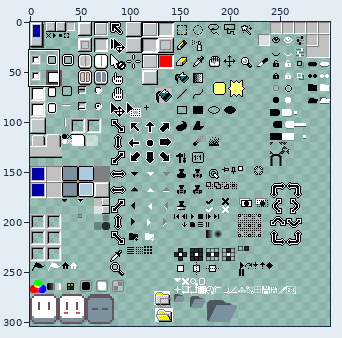
Two states of a sprite sheet, Aseprite 95/sheet.png. Above, an overview of the earlier version with the close-up marked.
Close-up. First the earlier version:
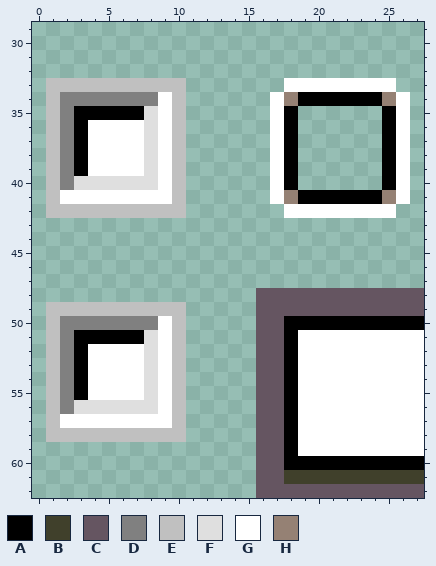
The file is 300x304 pixels. Pixels under 10% opacity are left out. Colours within 5 levels of each other are drawn and written as one. Shown: x 0..27, y 29..62.
Palette (. is transparent): A #000000  B #40402b  C #655561  D #808080  E #c0c0c0  F #dfdfdf  G #ffffff  H #958174
Pixels before, first column x 1:
33 EEEEEEEEEE.......GGGGGGGG..
34 EDDDDDDDGE......GHAAAAAAHG.
35 EDAAAAAFGE......GA......AG.
36 EDAGGGGFGE......GA......AG.
37 EDAGGGGFGE......GA......AG.
38 EDAGGGGFGE......GA......AG.
39 EDAGGGGFGE......GA......AG.
40 EDFFFFFFGE......GA......AG.
41 EGGGGGGGGE......GHAAAAAAHG.
42 EEEEEEEEEE.......GGGGGGGG..
43 ...........................
44 ...........................
45 ...........................
46 ...........................
47 ...........................
48 ...............CCCCCCCCCCCC
49 EEEEEEEEEE.....CCCCCCCCCCCC
50 EDDDDDDDGE.....CCAAAAAAAAAA
51 EDAAAAAFGE.....CCAGGGGGGGGG
52 EDAGGGGFGE.....CCAGGGGGGGGG
53 EDAGGGGFGE.....CCAGGGGGGGGG
54 EDAGGGGFGE.....CCAGGGGGGGGG
55 EDAGGGGFGE.....CCAGGGGGGGGG
56 EDFFFFFFGE.....CCAGGGGGGGGG
57 EGGGGGGGGE.....CCAGGGGGGGGG
58 EEEEEEEEEE.....CCAGGGGGGGGG
59 ...............CCAGGGGGGGGG
60 ...............CCAAAAAAAAAA
61 ...............CCBBBBBBBBBB
62 ...............CCCCCCCCCCCC
And afterwards:
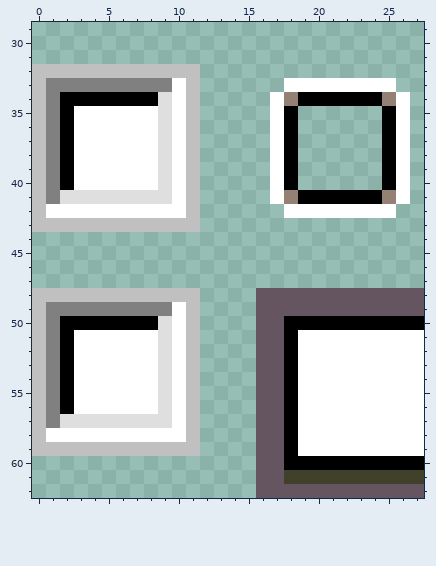
Changes in this commit:
Changed rows in their new state; - is an unchanged pixel.
first column x 0:
32 EEEEEEEEEEEE
33 EDDDDDDDDDGE
34 EDAAAAAAAFGE
35 EDAGGGGGGFGE
36 EDAG----GFGE
37 EDAG----GFGE
38 EDAG----GFGE
39 EDAG----GFGE
40 EDAGGGGGGFGE
41 EDFFFFFFFFGE
42 EGGGGGGGGGGE
43 EEEEEEEEEEEE
first column x 0:
48 EEEEEEEEEEEE
49 EDDDDDDDDDGE
50 EDAAAAAAAFGE
51 EDAGGGGGGFGE
52 EDAG----GFGE
53 EDAG----GFGE
54 EDAG----GFGE
55 EDAG----GFGE
56 EDAGGGGGGFGE
57 EDFFFFFFFFGE
58 EGGGGGGGGGGE
59 EEEEEEEEEEEE
